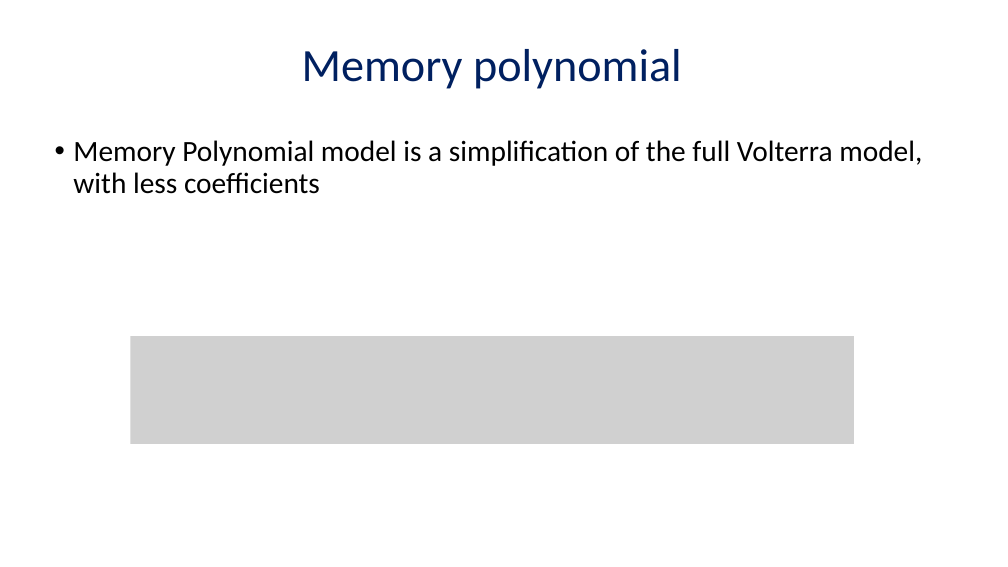
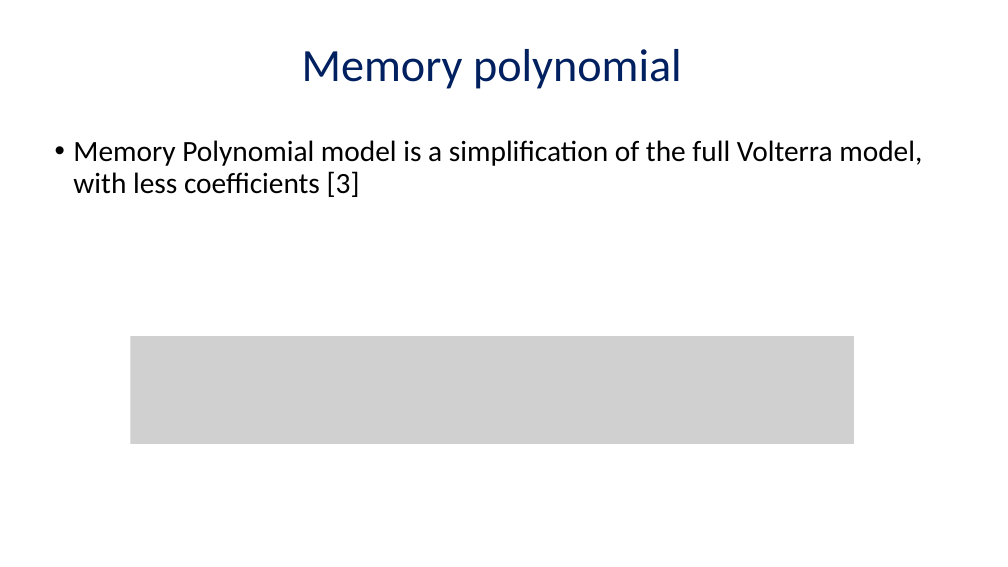
Before and after one commit to AdirCN/DPD, a slide deck: slide 9 of documents/Final Presentation.pptx (slide 8 before the commit). Drawn at 1008x567 pixels with LibreOffice and Linux fonts; fonts in the diff are those of the drawing; grey boxes stand for pictures. Boxes give left, top, right and bottom in pixels: in the first picture for what was removed or moved away, otherwise in the second. Text is boxed around its words. In the diff, an @@ line names an element or a change of style, - is before the commit and + after.

```diff
--- a/documents/Final Presentation.pptx
+++ b/documents/Final Presentation.pptx
@@ text at (x1=73, y1=140, x2=922, y2=197): text changed @@
-• Memory Polynomial model is a simplification of the full Volterra model, with less coefficients
+• Memory Polynomial model is a simplification of the full Volterra model, with less coefficients [3]
```
Also in this commit, not shown: 6 other slides changed, 27 slides added, 5 slides removed, 1 other file.
